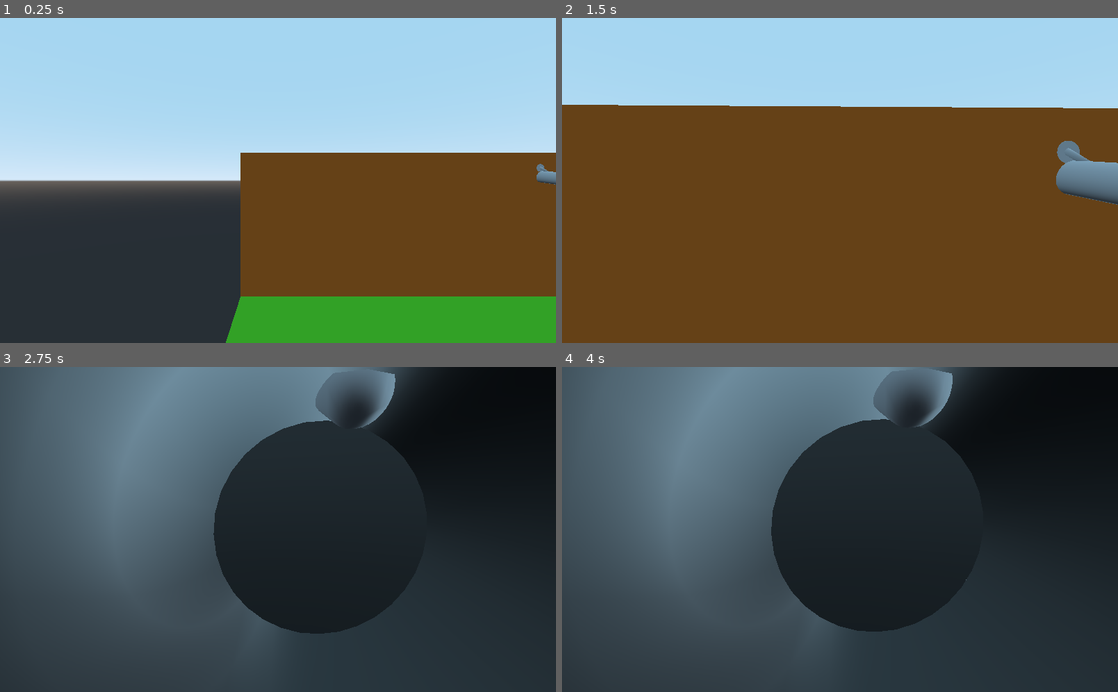
Above: before the commit, frames 1-4 (two rows, left to right).
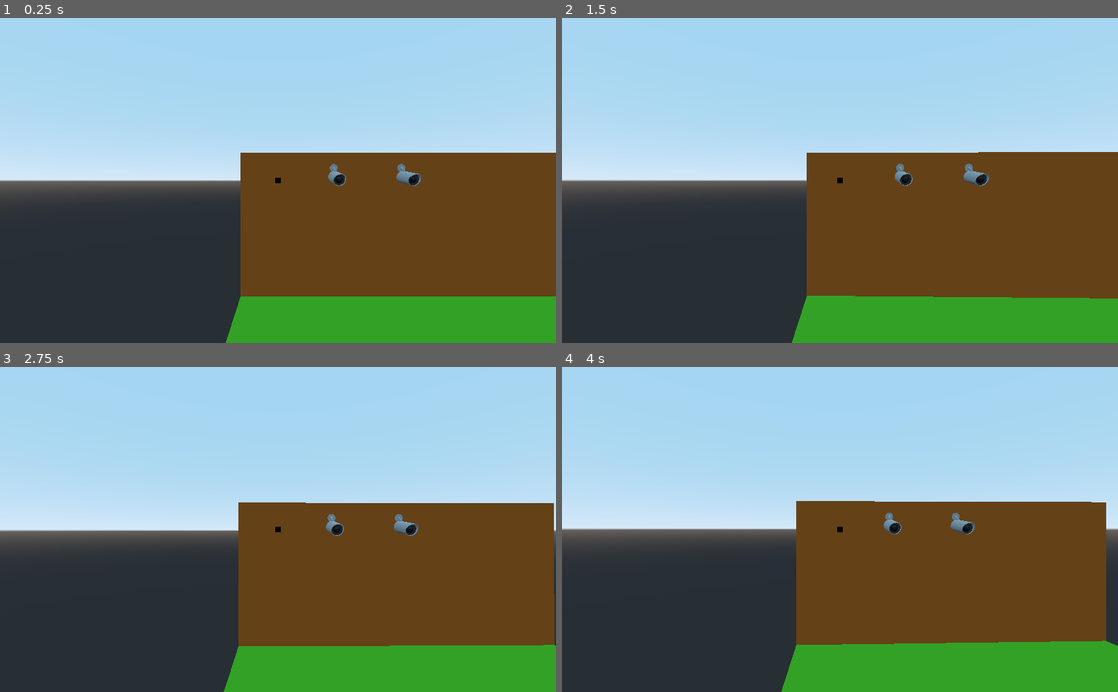
Above: after the commit, the same moments.

Repository: erlangga-da/Watch_dogs-cctv-hack-system
Game: Godot game, scene res://Assets/Scenes/World.tscn
The game is run twice, just before and just after one commit, with the same random seed, the same clock (stepped at 60 frames per second) and the same inputs.
Inputs (mouse positions are in pixels of both pictures, inside the frame that each line leads up to):
- Up to frame 1 (0.25 s): no input
- Up to frame 2 (1.5 s): tap Enter at 0.5 s; move the mouse to (867, 180) at 0.52 s; hold E (interact) 0.53-1.28 s; move the mouse to (812, 180) at 1.27 s; tap E (interact) at 1.35 s
- Up to frame 3 (2.75 s): move the mouse to (289, 523) at 2.02 s; hold E (interact) from 2.03 s (still down)
- Up to frame 4 (4 s): tap Space at 2.75 s; move the mouse to (834, 536) at 2.77 s; release E (interact) at 2.78 s; tap E (interact) at 2.85 s; tap Enter at 3.5 s; move the mouse to (878, 532) at 3.52 s; hold E (interact) from 3.53 s (still down)

The runs differ from the first frame. In frame 1, 0.5% of the frame differs, in the area x 49-100%, y 44-52%; in frame 2, 50%; in frame 3, 91%; in frame 4, 91%, in the area x 0-100%, y 0-100%.

Commit message:
cctv hacking system

Diff:
--- a/Assets/Scenes/World.tscn
+++ b/Assets/Scenes/World.tscn
@@ -1,8 +1,12 @@
-[gd_scene load_steps=4 format=2]
+[gd_scene load_steps=6 format=2]
 
 [ext_resource path="res://Assets/Scenes/Base.tscn" type="PackedScene" id=1]
 [ext_resource path="res://Assets/Scenes/cctv.tscn" type="PackedScene" id=2]
 [ext_resource path="res://Assets/Scripts/cctv.gd" type="Script" id=3]
+
+[sub_resource type="SphereShape" id=2]
+
+[sub_resource type="BoxShape" id=1]
 
 [node name="World" type="Spatial"]
 
@@ -20,14 +24,68 @@
 
 [node name="RayCast" type="RayCast" parent="KinematicBody/Cam/Camera"]
 transform = Transform( -1, 0, -8.74228e-08, 0, 1, 0, 8.74228e-08, 0, -1, 0, 0, 0 )
+enabled = true
 cast_to = Vector3( 0, -1, 40 )
 
-[node name="RayCast" type="RayCast" parent="KinematicBody/Cam"]
+[node name="Casthide" type="RayCast" parent="KinematicBody/Cam"]
+transform = Transform( 1, 0, 0, 0, 1, 0, 0, 0, 1, 0.0247107, 0, 0.0872488 )
+enabled = true
+cast_to = Vector3( 0, -1, 5 )
+
+[node name="HideRange" type="Area" parent="KinematicBody/Cam"]
+
+[node name="CollisionShape" type="CollisionShape" parent="KinematicBody/Cam/HideRange"]
+shape = SubResource( 2 )
+
+[node name="Control" type="Control" parent="KinematicBody"]
+anchor_right = 1.0
+anchor_bottom = 1.0
+__meta__ = {
+"_edit_use_anchors_": false
+}
+
+[node name="ColorRect" type="ColorRect" parent="KinematicBody/Control"]
+anchor_left = 0.5
+anchor_top = 0.5
+anchor_right = 0.5
+anchor_bottom = 0.5
+margin_left = -5.0
+margin_top = -5.0
+margin_right = 5.0
+margin_bottom = 5.0
+color = Color( 0, 0, 0, 1 )
+__meta__ = {
+"_edit_use_anchors_": false
+}
 
 [node name="Container" type="Spatial" parent="."]
 
-[node name="cctv" parent="Container" instance=ExtResource( 2 )]
-transform = Transform( 1, 0, 0, 0, 1, 0, 0, 0, 1, 12.2703, 10.0752, -11.9205 )
+[node name="cctv2" type="StaticBody" parent="Container"]
+transform = Transform( -1, 0, -8.74228e-08, 0, 1, 0, 8.74228e-08, 0, -1, 0, 10.0531, 11.2416 )
 
-[node name="cctv2" parent="Container" instance=ExtResource( 2 )]
-transform = Transform( -1, 0, -1.50996e-07, 0, 1, 0, 1.50996e-07, 0, -1, -13.9572, 10.0752, 11.5369 )
+[node name="cctv" parent="Container/cctv2" instance=ExtResource( 2 )]
+
+[node name="CollisionShape" type="CollisionShape" parent="Container/cctv2"]
+transform = Transform( 1.51496, 0, 0, 0, 1, 0, 0, 0, 1.51496, 0, 0, 0 )
+shape = SubResource( 1 )
+
+[node name="cctv3" type="StaticBody" parent="Container"]
+transform = Transform( -1, 0, -8.74228e-08, 0, 1, 0, 8.74228e-08, 0, -1, 6.64011, 10.0531, 11.2416 )
+
+[node name="cctv" parent="Container/cctv3" instance=ExtResource( 2 )]
+
+[node name="CollisionShape" type="CollisionShape" parent="Container/cctv3"]
+transform = Transform( 1.51496, 0, 0, 0, 1, 0, 0, 0, 1.51496, 0, 0, 0 )
+shape = SubResource( 1 )
+
+[node name="cctv4" type="StaticBody" parent="Container"]
+transform = Transform( 1, 0, 0, 0, 1, 0, 0, 0, 1, 0.3461, 8.28175, -11.8784 )
+
+[node name="cctv" parent="Container/cctv4" instance=ExtResource( 2 )]
+
+[node name="CollisionShape" type="CollisionShape" parent="Container/cctv4"]
+transform = Transform( 1.51496, 0, 0, 0, 1, 0, 0, 0, 1.51496, 0, 0, 0 )
+shape = SubResource( 1 )
+
+[connection signal="body_entered" from="KinematicBody/Cam/HideRange" to="KinematicBody" method="_on_HideRange_body_entered"]
+[connection signal="body_exited" from="KinematicBody/Cam/HideRange" to="KinematicBody" method="_on_HideRange_body_exited"]
--- a/Assets/Scripts/cctv.gd
+++ b/Assets/Scripts/cctv.gd
@@ -3,27 +3,32 @@
 onready var head = $Cam
 onready var camera = $Cam/Camera
 onready var rayCast = $Cam/Camera/RayCast
-onready var Casthide = $Cam/RayCast
-onready var next_cctv = $"../Container/cctv2"
-onready var cctv_3 = $"../Container/cctv3"
-onready var cctv_view = $"../Container/cctv2/MeshInstance"
-onready var cctv_node = $"../Container"
+onready var Casthide = $Cam/Casthide
+onready var cctv_container = $"../Container/"
+onready var castedNode
+onready var savedNode
 
+var direction
+var travel = false
+var destination = Vector3()
+var mouse_sens = 0.02
 var zoom = 70
 var speed = 25
-var mouse_sens = 0.02
-var direction
-var destination = Vector3()
-var terbang = false
+
 
 func _ready():
 	Input.set_mouse_mode(Input.MOUSE_MODE_CAPTURED)
 	destination = self.translation
 	self.rotation_degrees.y = 0
 
+
 func _input(event):
+	#if 'E' pressed
 	if event.is_action_pressed("interact"):
-		destination = next_cctv.translation
+		#check if castedNode have a translation value
+		if castedNode:
+			destination = castedNode.translation
+
 	#zoom
 	if event is InputEventMouseButton:
 		if event.button_index == BUTTON_WHEEL_UP:
@@ -35,7 +40,8 @@
 			if camera.fov < 70:
 				camera.fov += 1
 
-	if event is InputEventMouseMotion and !terbang:
+	#camera rotation
+	if event is InputEventMouseMotion and !travel:
 		head.rotate_y(deg2rad(-event.relative.x * mouse_sens))
 		#camera.rotate_x(deg2rad(event.relative.y * mouse_sens))
 
@@ -46,27 +52,36 @@
 		head_rotation.y = clamp(head_rotation.y, -70, 70)
 		head.rotation_degrees = head_rotation
 
+
 func _process(delta):
 	if Casthide.is_colliding():
-		#print(Casthide.get_collider().get_name())
-		if Casthide.get_collider().get_name() == "cctv2":
-			print(next_cctv.rotation_degrees)
-			self.rotation_degrees = next_cctv.rotation_degrees
-			cctv_node.remove_child(next_cctv)
-		if Casthide.get_collider().get_name() == "cctv3":
-			self.rotation_degrees = cctv_3.rotation_degrees
-			cctv_node.remove_child(next_cctv)
+		#set camera rotation when colliding
+		self.rotation_degrees = castedNode.rotation_degrees
 
 	if rayCast.is_colliding():
-		if rayCast.get_collider().get_name() == "cctv3":
-			next_cctv = cctv_3
-			destination = next_cctv.translation
+		#get staticBody name
+		castedNode = cctv_container.get_node(rayCast.get_collider().get_name())
+
+		#staticBody from Container node?? yes? = this is a cctv node , no? = not cctv
+		if castedNode.get_parent().get_name() == "Container":
+			castedNode.translation
+			#print("this node from Container")
 
 func _physics_process(delta):
+	#when the distance > 0.5 the camera is moving
 	if destination.distance_to(transform.origin) > 0.5:
-		terbang = true
+		travel = true
 		direction = destination - transform.origin
 		direction = direction.normalized() * speed
 		move_and_slide(direction)
 	else:
-		terbang = false
+		travel = false
+
+#hide cctv when entered area
+func _on_HideRange_body_entered(body):
+	savedNode = castedNode
+	savedNode.visible = false
+
+#show cctv when exit area
+func _on_HideRange_body_exited(body):
+	savedNode.visible = true
